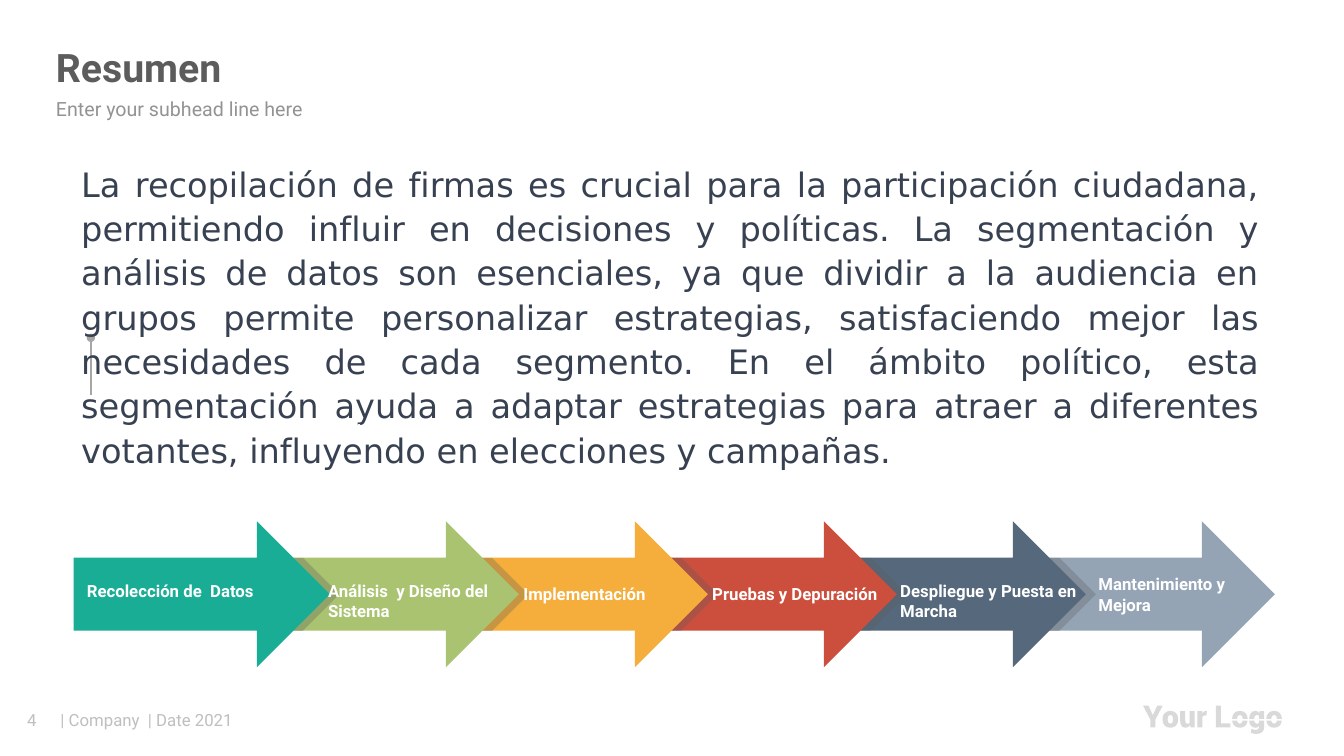
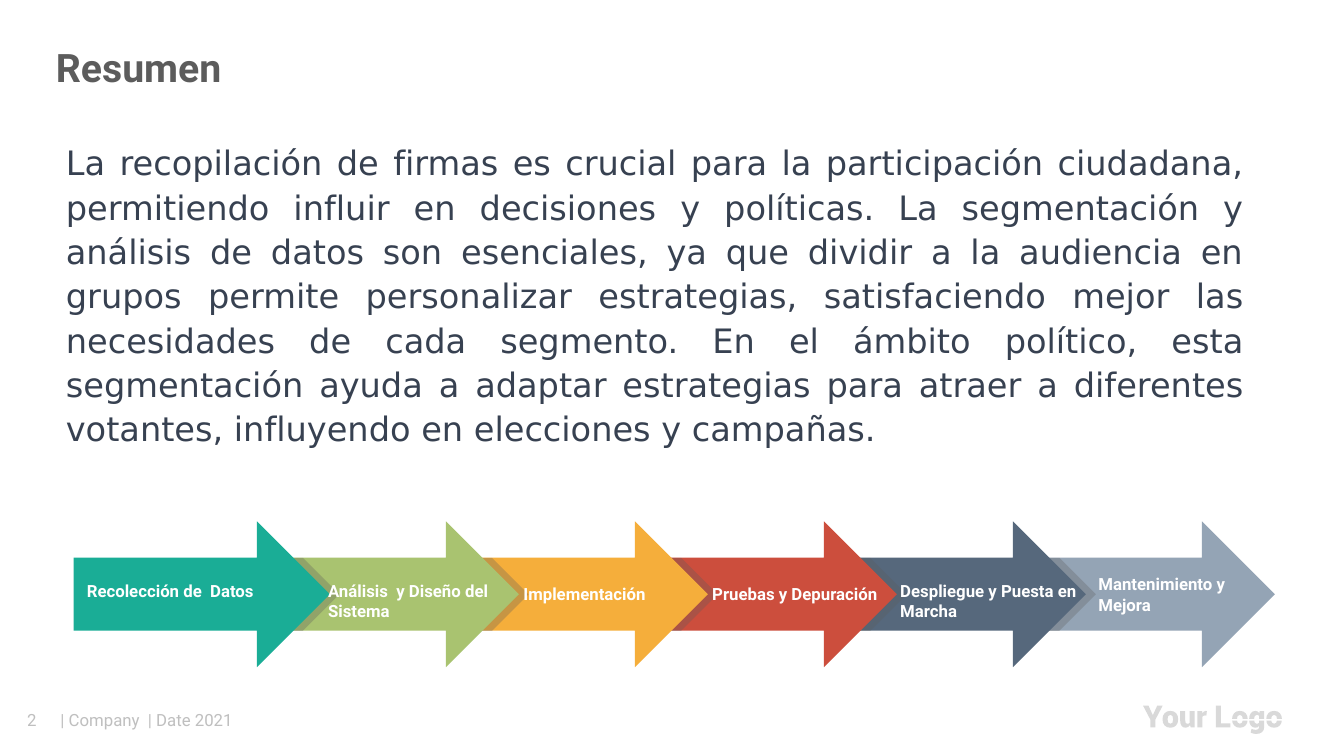
Before and after one commit to efrainrodriguez5/upc2023, a slide deck: slide 2 of Power Point/Trabajo Final - Fundamentos de Programación v2.pptx (slide 4 before the commit). Drawn at 1344x756 pixels with LibreOffice and Linux fonts; fonts in the diff are those of the drawing. Boxes give left, top, right and bottom in pixels: in the first picture for what was removed or moved away, otherwise in the second. Text is boxed around its words. In the diff, an @@ line names an element or a change of style, - is before the commit and + after.

```diff
--- a/Power Point/Trabajo Final - Fundamentos de Programación v2.pptx
+++ b/Power Point/Trabajo Final - Fundamentos de Programación v2.pptx
@@ text removed at [56, 101, 302, 120] @@
-Enter your subhead line here
@@ text "La recopilación de firmas es ...": place and size @@
-text "La recopilación de firmas es ..." at [81, 170, 1259, 470]
+text "La recopilación de firmas es ..." at [66, 148, 1244, 448]
@@ arrow removed from (91, 395) to (91, 338) @@
@@ text removed at [347, 421, 461, 441] @@
-SWOT Analysis
@@ text removed at [538, 421, 592, 441] @@
-Review Inputs
@@ text removed at [725, 421, 846, 441] @@
-Strategic Matrix
@@ page number at [27, 714, 36, 726]: text changed @@
-4
+2
```
Also in this commit, not shown: 11 other slides changed, 5 slides removed, 1 other file.
